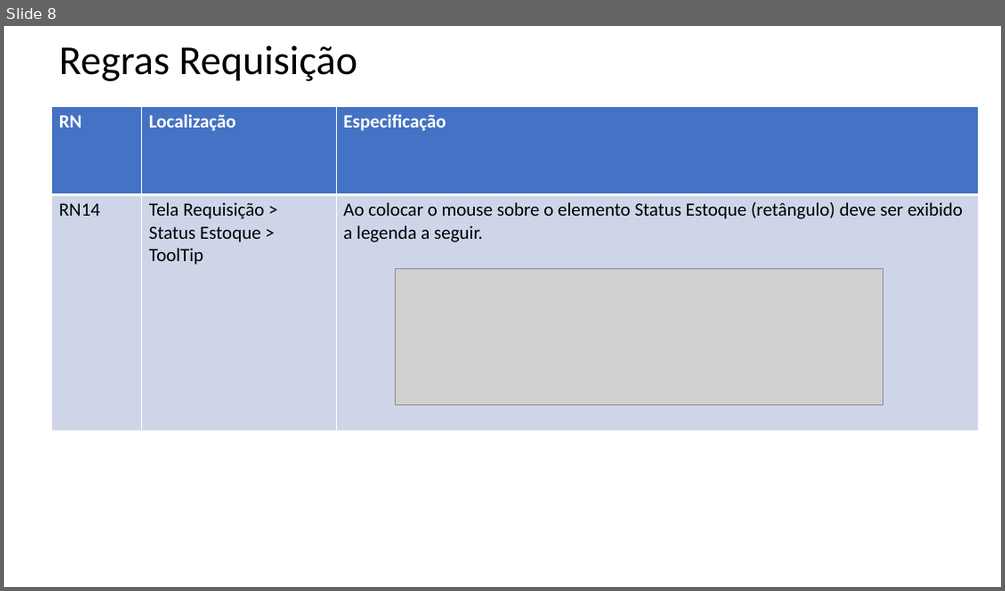
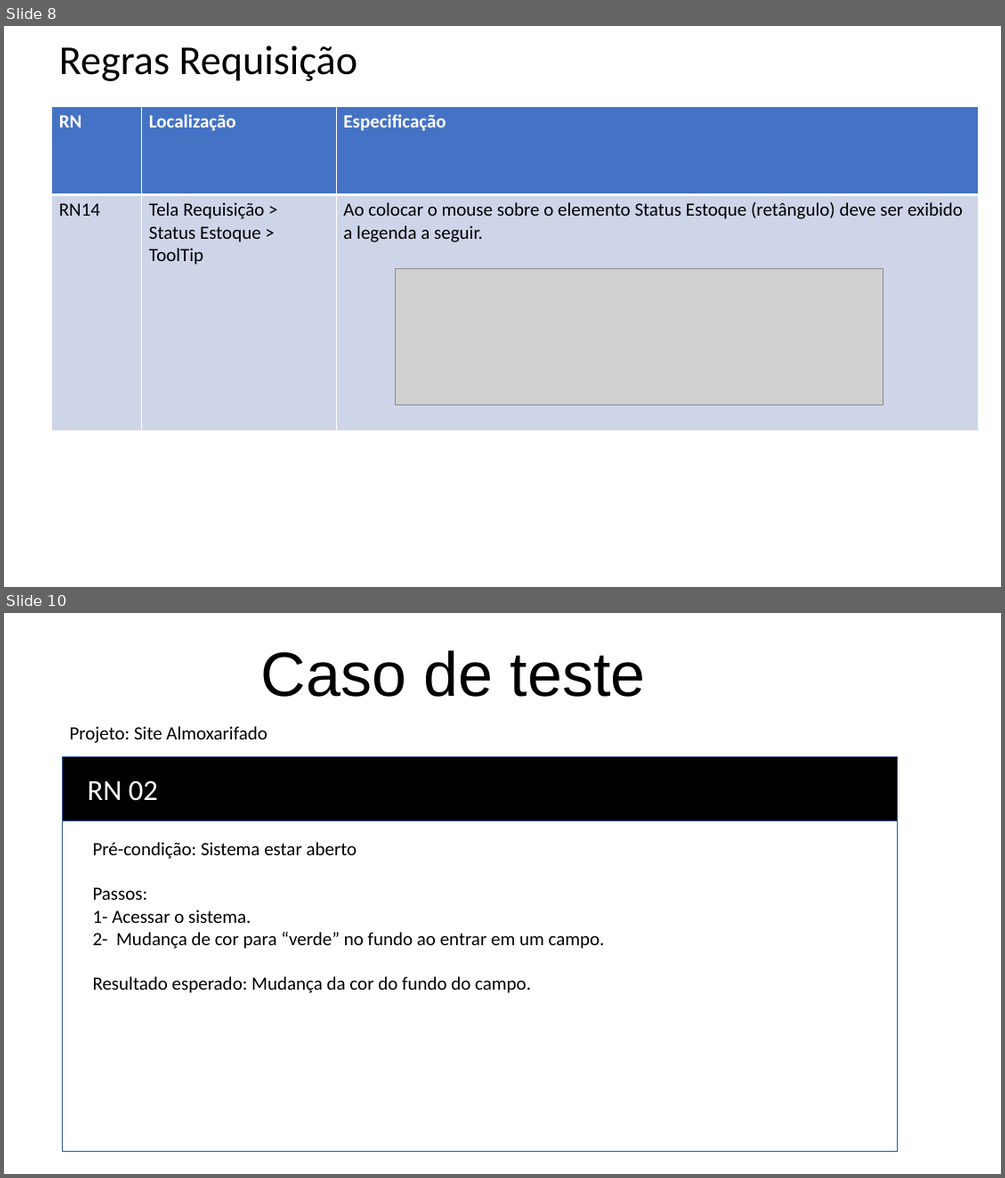
Before and after one commit to RaissaBarbs/Almoxarifado, a slide deck: RegrasNegocio/RN_Requisitos.pptx. Shown one above the other, each under a label of ours: slide 8 before the commit, slides 8 and 10 after it; the slides between them are not shown. The pictures are 1005x591 and 1005x1178 pixels, drawn with LibreOffice and Linux fonts; fonts in the diff are those of the drawing; grey boxes stand for pictures. Boxes give left, top, right and bottom in pixels: in the first picture for what was removed or moved away, otherwise in the second. Text is boxed around its words. In the diff, an @@ line names an element or a change of style, - is before the commit and + after.

```diff
--- a/RegrasNegocio/RN_Requisitos.pptx
+++ b/RegrasNegocio/RN_Requisitos.pptx
@@ slide 10 added at <box>4,613,1001,1174</box>, background #FFFFFF @@
@@ title added at <box>261,650,646,697</box>, 60 pt, text #000000 @@
+Caso de teste
@@ text added at <box>70,726,267,743</box>, 18 pt, text #000000 @@
+Projeto: Site Almoxarifado
@@ rectangle added at <box>63,756,898,1151</box>, fill #FFFFFF, outline #325491 1 pt @@
@@ rectangle added at <box>63,756,898,821</box>, fill #000000, outline #325491 1 pt @@
@@ text added at <box>88,780,158,801</box>, 28 pt, text #FFFFFF @@
+RN 02
@@ text added at <box>93,842,605,993</box>, 18 pt, text #000000 @@
+Pré-condição: Sistema estar aberto
+Passos:
+1- Acessar o sistema.
+2- Mudança de cor para “verde” no fundo ao entrar em um campo.
+Resultado esperado: Mudança da cor do fundo do campo.
```
Also in this commit, not shown: 1 slide changed, 5 other slides added.
